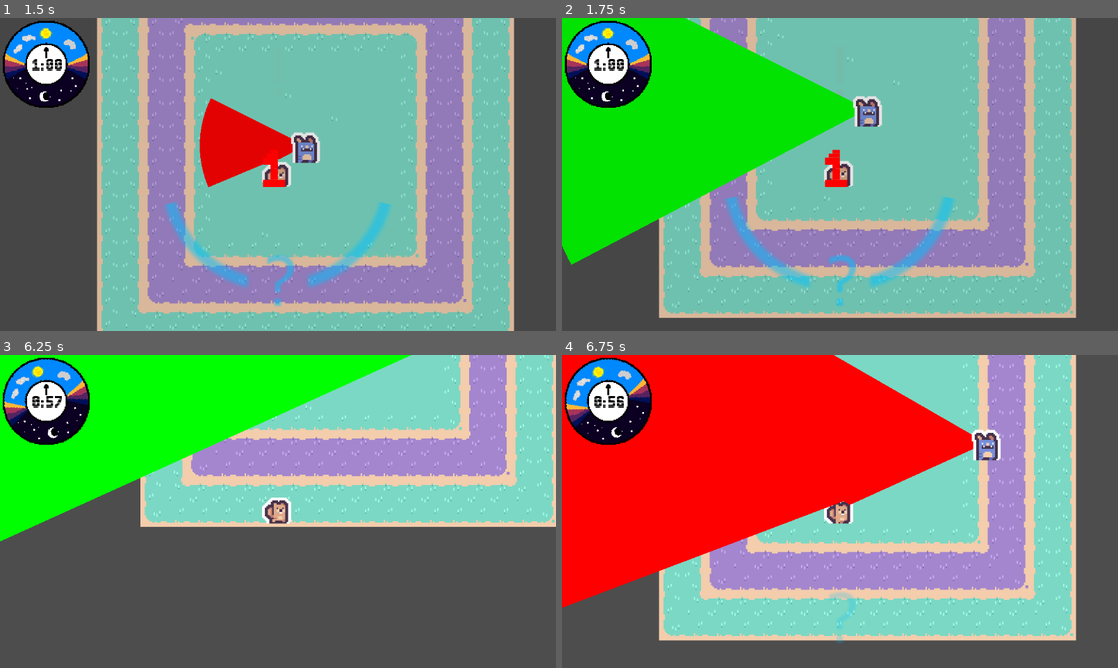
Above: before the commit, frames 1-4 (two rows, left to right).
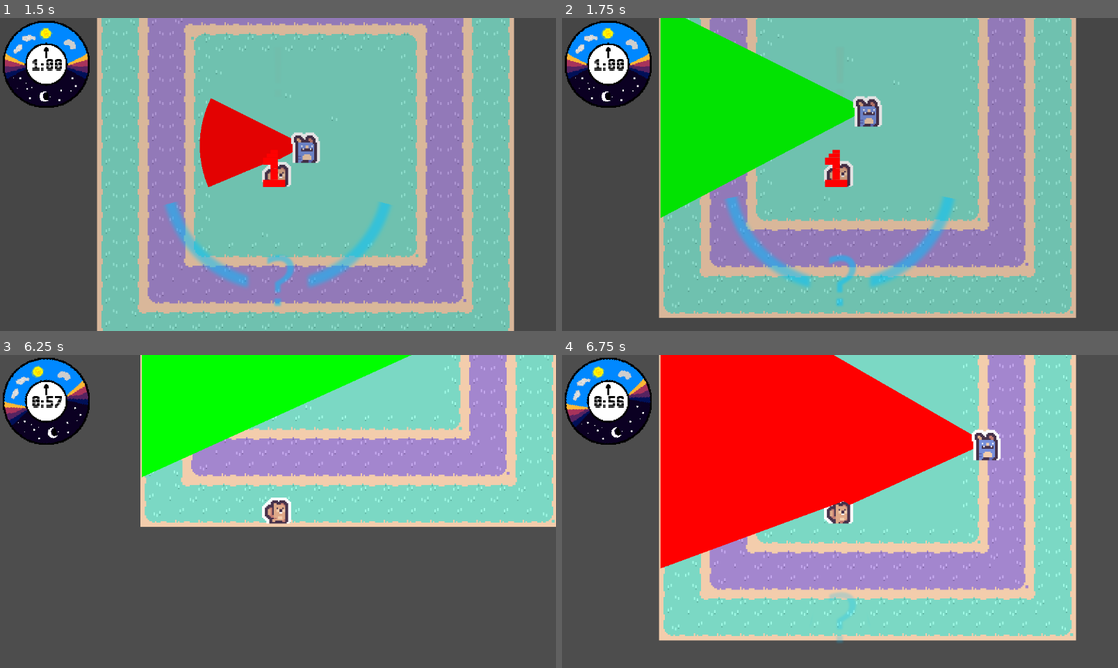
Above: after the commit, the same moments.

Repository: Sosenteam/groundhog-stealth
Game: Godot game, scene res://world.tscn
The game is run twice, just before and just after one commit, with the same random seed, the same clock (stepped at 60 frames per second) and the same inputs.
Inputs:
- Up to frame 1 (1.5 s): hold D (move_right) 0.53-1.28 s; hold Space (move_dash) 0.53-1.28 s; hold S (move_down) from 1.28 s (still down); tap Space (move_dash) at 1.35 s
- Up to frame 2 (1.75 s): keep holding S (move_down)
- Up to frame 3 (6.25 s): release S (move_down) at 2.03 s; hold D (move_right) 2.03-2.78 s; hold Space (move_dash) 2.03-2.78 s; hold W (move_up) 2.78-3.53 s; tap Space (move_dash) at 2.85, 4.35, 5.85 s; hold Space (move_dash) 3.53-4.28 s; hold A (move_left) 3.53-5.03 s; hold S (move_down) 5.03-5.78 s; hold Space (move_dash) 5.03-5.78 s; hold D (move_right) from 5.78 s (still down)
- Up to frame 4 (6.75 s): release D (move_right) at 6.53 s; hold W (move_up) from 6.53 s (still down); hold Space (move_dash) from 6.53 s (still down)

Frame 1 is identical in both runs. In frame 2, 9.3% of the frame differs, in the area x 0-18%, y 0-79%; in frame 3, 9.2%; in frame 4, 10%, in the area x 0-51%, y 0-81%.

Commit message:
added borders

Diff:
--- a/levels/template level.tscn
+++ b/levels/template level.tscn
@@ -1,6 +1,21 @@
 [gd_scene format=4 uid="uid://bwipd0j8u1l2a"]
 
 [ext_resource type="TileSet" uid="uid://b53lg2tmfhxo3" path="res://assets/background-tileset.tres" id="1_ktbm8"]
+
+[sub_resource type="WorldBoundaryShape2D" id="WorldBoundaryShape2D_ktbm8"]
+distance = -143.0
+
+[sub_resource type="WorldBoundaryShape2D" id="WorldBoundaryShape2D_ynorg"]
+normal = Vector2(0, 1)
+distance = -144.0
+
+[sub_resource type="WorldBoundaryShape2D" id="WorldBoundaryShape2D_hace6"]
+normal = Vector2(1, 0)
+distance = -143.0
+
+[sub_resource type="WorldBoundaryShape2D" id="WorldBoundaryShape2D_td7uj"]
+normal = Vector2(-1, 0)
+distance = -143.0
 
 [node name="TemplateLevel" type="Node2D" unique_id=1195392604]
 metadata/_edit_group_ = true
@@ -9,3 +24,17 @@
 texture_filter = 1
 tile_map_data = PackedByteArray("AAAEAAQAAAAHAAcAAAAEAAMAAAAHAAYAAAAEAAIAAAAHAAYAAAAEAAEAAAAHAAYAAAAEAAAAAAAHAAYAAAAEAP …(5104 unchanged characters)…
 tile_set = ExtResource("1_ktbm8")
+
+[node name="StaticBody2D" type="StaticBody2D" parent="." unique_id=2077507721]
+
+[node name="CollisionShape2D" type="CollisionShape2D" parent="StaticBody2D" unique_id=1906257870]
+shape = SubResource("WorldBoundaryShape2D_ktbm8")
+
+[node name="CollisionShape2D4" type="CollisionShape2D" parent="StaticBody2D" unique_id=639293082]
+shape = SubResource("WorldBoundaryShape2D_ynorg")
+
+[node name="CollisionShape2D3" type="CollisionShape2D" parent="StaticBody2D" unique_id=1956344867]
+shape = SubResource("WorldBoundaryShape2D_hace6")
+
+[node name="CollisionShape2D2" type="CollisionShape2D" parent="StaticBody2D" unique_id=778201669]
+shape = SubResource("WorldBoundaryShape2D_td7uj")
